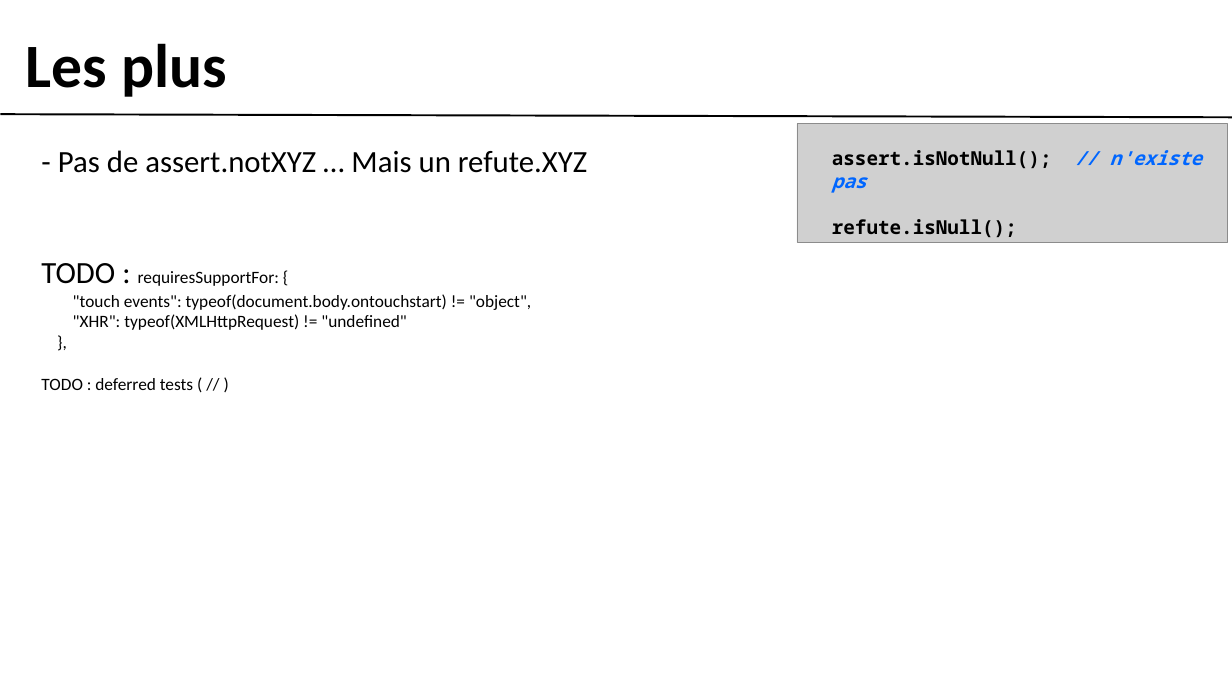
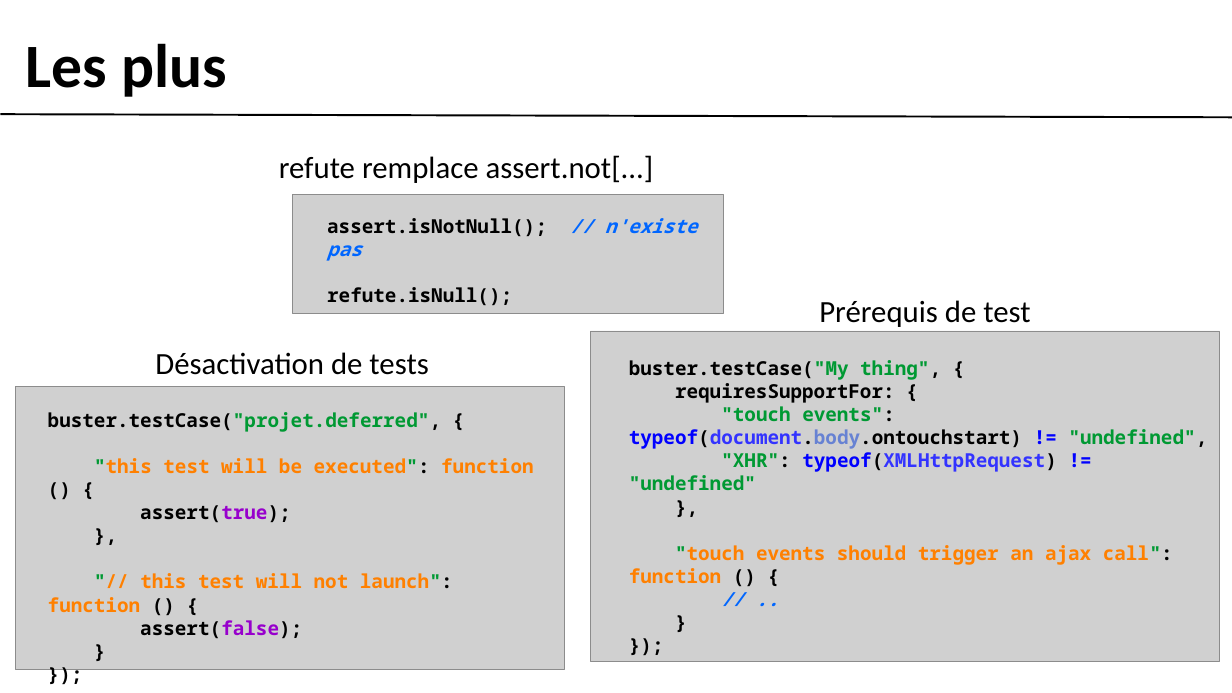
Before and after one commit to gobengo/devoxx-panorama-js-testing, a slide deck: slide 6 of doc/buster_part.ppt. Drawn at 1232x693 pixels with LibreOffice and Linux fonts; fonts in the diff are those of the drawing; grey boxes stand for pictures; background and template pictures are left out. Boxes give left, top, right and bottom in pixels: in the first picture for what was removed or moved away, otherwise in the second. Text is boxed around its words. In the diff, an @@ line names an element or a change of style, - is before the commit and + after.

```diff
--- a/doc/buster_part.ppt
+++ b/doc/buster_part.ppt
@@ text removed at [41, 150, 587, 390] @@
-- Pas de assert.notXYZ … Mais un refute.XYZ
-TODO : requiresSupportFor: {
-"touch events": typeof(document.body.ontouchstart) != "object",
-"XHR": typeof(XMLHttpRequest) != "undefined"
-},
-TODO : deferred tests ( // )
@@ text added at [279, 155, 654, 183], 32 pt, text #000000 @@
+refute remplace assert.not[...]
@@ picture: place and size @@
-picture at [797, 124, 1228, 243]
+picture at [292, 195, 723, 313]
@@ text "assert.isNotNull(); // n'existe pas" rewrapped from [832, 150, 1052, 237] to [327, 218, 697, 305] @@
@@ text added at [819, 300, 1030, 327], 32 pt, text #000000 @@
+Prérequis de test
@@ text added at [155, 352, 428, 375], 32 pt, text #000000 @@
+Désactivation de tests
@@ picture added at [590, 331, 1220, 662] @@
@@ picture added at [15, 387, 564, 669] @@
@@ text added at [629, 360, 1208, 583], 20 pt, text #000000, bold @@
+buster.testCase("My thing", {
+requiresSupportFor: {
+"touch events": typeof(document.body.ontouchstart) != "undefined",
+"XHR": typeof(XMLHttpRequest) != "undefined"
+},
+"touch events should trigger an ajax call": function () {
+// ..
+}
+});
@@ text added at [48, 412, 533, 638], 20 pt, text #FF8000, bold @@
+buster.testCase("projet.deferred", {
+"this test will be executed": function () {
+assert(true);
+},
+"// this test will not launch": function () {
+assert(false);
+}
+});
```
Also in this commit, not shown: 5 other slides changed, 1 other file.
